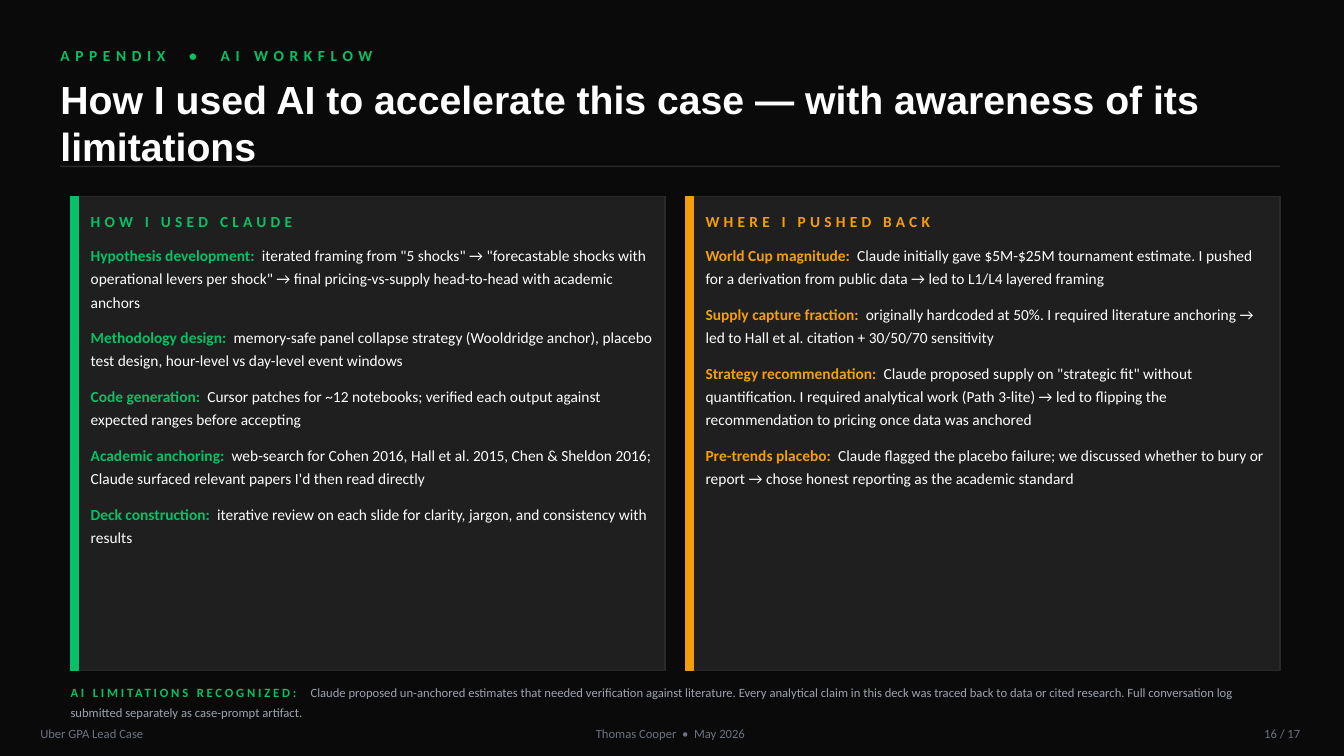
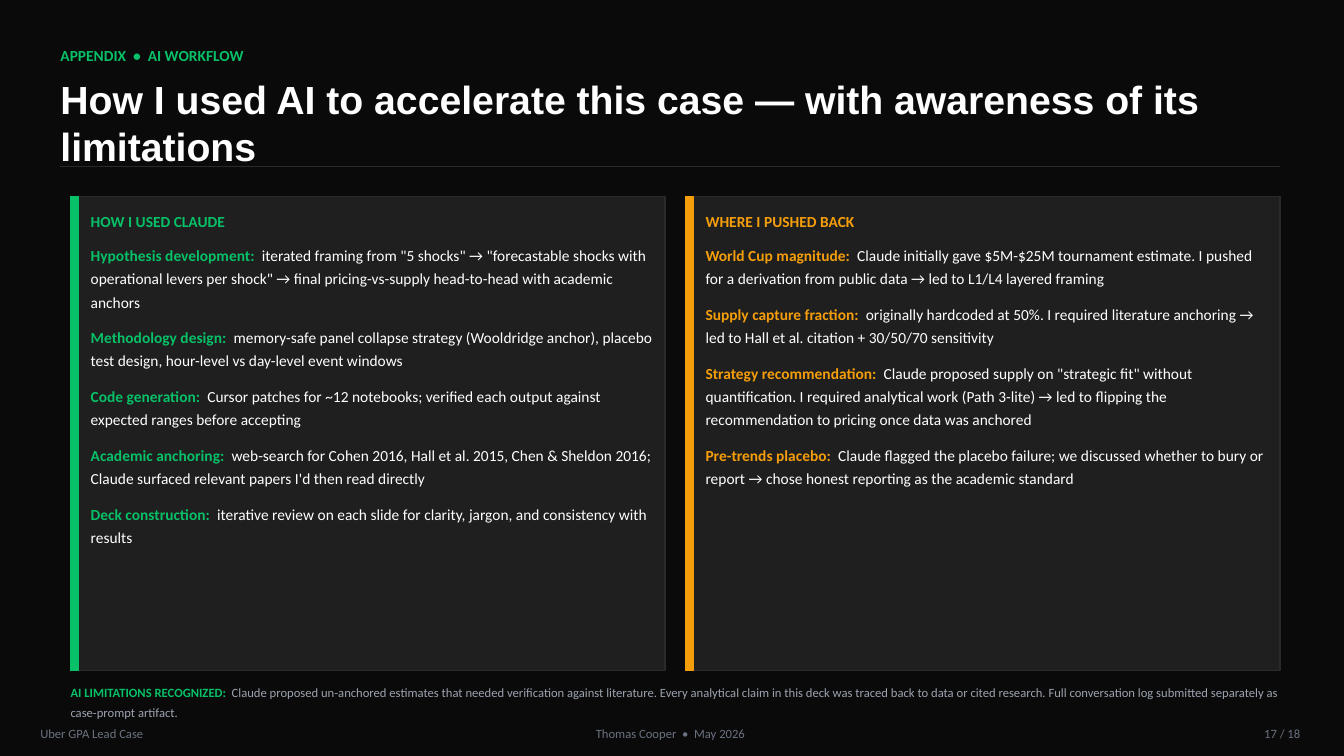
Before and after one commit to Tcooper4/UBER, a slide deck: slide 17 of deck/Cooper_Uber_GPA_Case_Deck.pptx (slide 16 before the commit). Drawn at 1344x756 pixels with LibreOffice and Linux fonts; fonts in the diff are those of the drawing. Boxes give left, top, right and bottom in pixels: in the first picture for what was removed or moved away, otherwise in the second. Text is boxed around its words. In the diff, an @@ line names an element or a change of style, - is before the commit and + after.

```diff
--- a/deck/Cooper_Uber_GPA_Case_Deck.pptx
+++ b/deck/Cooper_Uber_GPA_Case_Deck.pptx
@@ text "APPENDIX • AI WORKFLOW" at bbox=[60, 51, 244, 61]: letter spacing 4 to 0 pt @@
@@ text "HOW I USED CLAUDE" at bbox=[91, 217, 225, 227]: letter spacing 3 to 0 pt @@
@@ text "WHERE I PUSHED BACK" at bbox=[706, 217, 854, 227]: letter spacing 3 to 0 pt @@
@@ text "AI LIMITATIONS RECOGNIZED: Claude proposed ..." at bbox=[71, 688, 1278, 719]: letter spacing 2 to 0 pt in "AI LIMITATIONS RECOGNIZED:" @@
@@ text at bbox=[1264, 729, 1300, 738]: text changed @@
-16 / 17
+17 / 18
```
Also in this commit, not shown: 16 other slides changed, 1 slide added, 4 other files.
